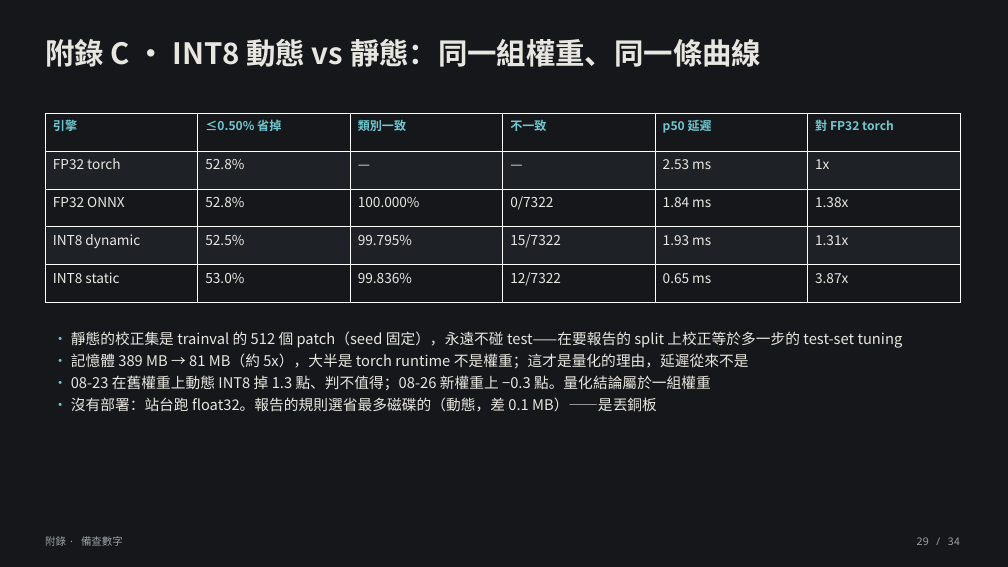
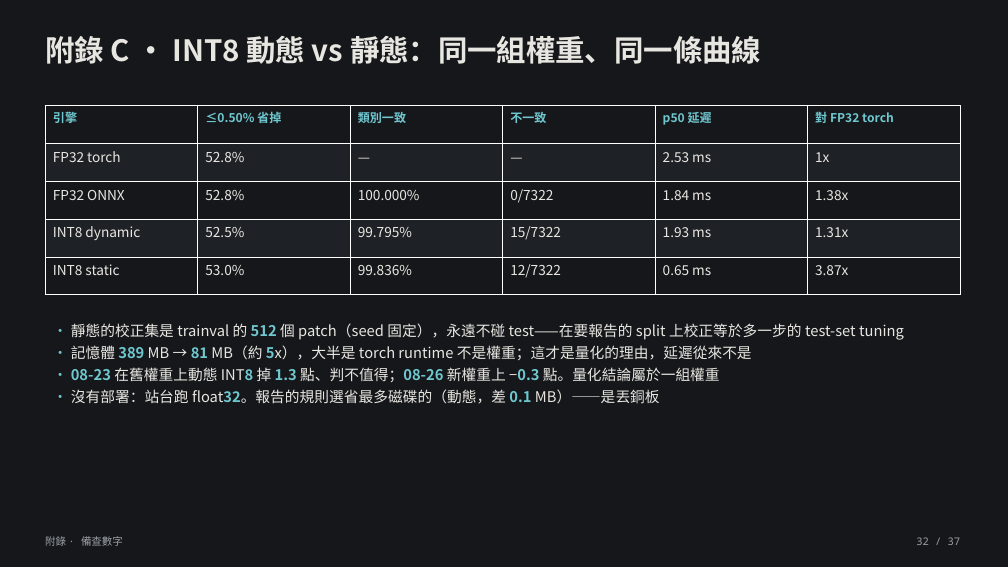
Before and after one commit to lin891020/aoi-agent, a slide deck: slide 32 of docs/deck/aoi-agent-journey.zh-TW.pptx (slide 29 before the commit). Drawn at 1008x567 pixels with LibreOffice and Linux fonts; fonts in the diff are those of the drawing. Boxes give left, top, right and bottom in pixels: in the first picture for what was removed or moved away, otherwise in the second. Text is boxed around its words. In the diff, an @@ line names an element or a change of style, - is before the commit and + after.

```diff
--- a/docs/deck/aoi-agent-journey.zh-TW.pptx
+++ b/docs/deck/aoi-agent-journey.zh-TW.pptx
@@ table: place and size @@
-table at box(45, 113, 962, 302)
+table at box(45, 106, 962, 295)
@@ text "• 靜態的校正集是 trainval 的 512 ...": place and size @@
-text "• 靜態的校正集是 trainval 的 512 ..." at box(71, 331, 903, 412)
+text "• 靜態的校正集是 trainval 的 512 ..." at box(71, 323, 904, 404)
@@ text "• 靜態的校正集是 trainval 的 512 ..." at box(71, 323, 904, 404): text colour #E8E6E1 to #6FC7CF, bold on in "512", "389 81 5x），大半是", "08-23 INT8 1.3 點、判不值得；08-26 −0.3", "float32。報告的規則選省最多磁碟的（動態，差 0.1" @@
@@ text at box(916, 537, 961, 545): text changed @@
-29 / 34
+32 / 37
```
Also in this commit, not shown: 33 other slides changed, 3 slides added, 9 other files.
